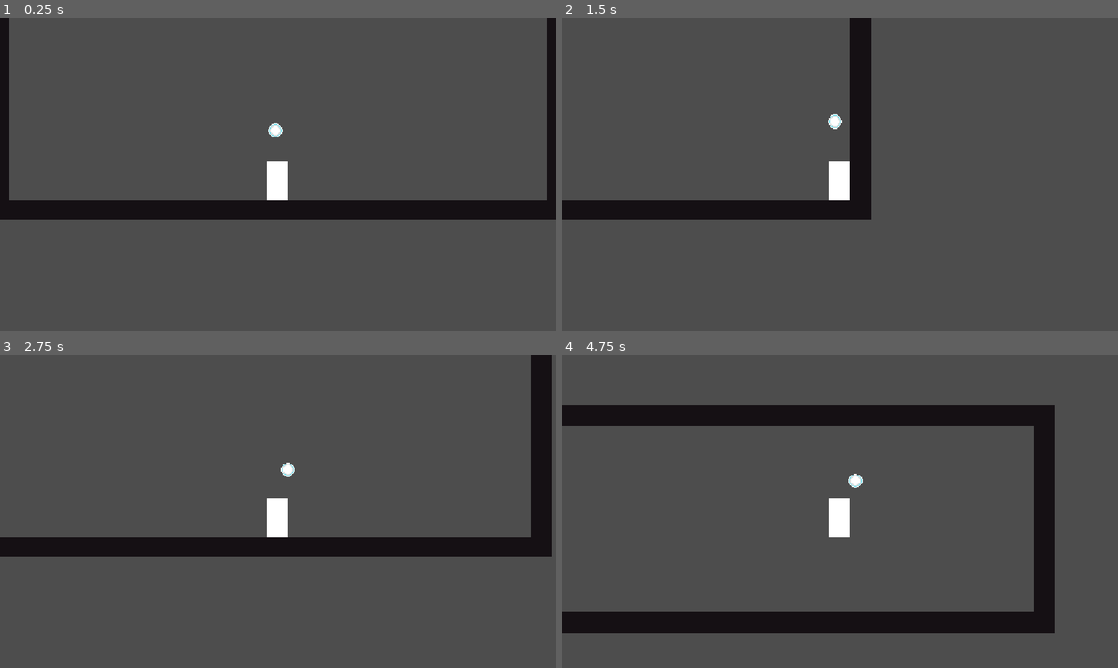
Above: before the commit, frames 1-4 (two rows, left to right).
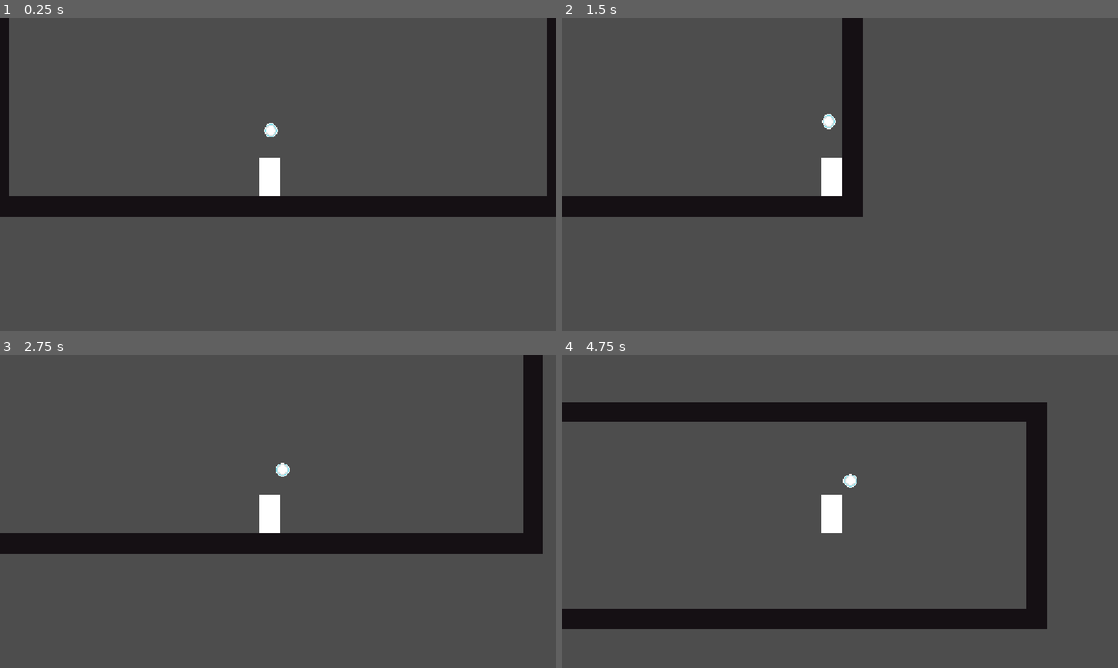
Above: after the commit, the same moments.

Repository: Timi865/Microvania
Game: Godot game, scene res://Scenes/game.tscn
Same seed, same stepped clock (60 frames per second), same inputs: the game is played once before the commit and once after it.
Inputs:
- Up to frame 1 (0.25 s): no input
- Up to frame 2 (1.5 s): hold Right (Move_right) from 0.53 s (still down); tap C (dash) at 0.6, 1.35 s; tap Space (Jump) at 0.77 s
- Up to frame 3 (2.75 s): tap Space (Jump) at 1.52 s; release Right (Move_right) at 2.03 s; hold Left (Move_left) from 2.03 s (still down); tap C (dash) at 2.1 s
- Up to frame 4 (4.75 s): release Left (Move_left) at 2.78 s; hold Right (Move_right) 2.78-4.28 s; tap C (dash) at 2.85, 3.6, 4.35 s; tap Space (Jump) at 3.02, 3.77, 4.52 s; hold Left (Move_left) from 4.28 s (still down)

The runs differ from the first frame. In frame 1, 2.6% of the frame differs, in the area x 0-100%, y 33-65%; in frame 2, 3.2%; in frame 3, 4.4%; in frame 4, 6.1%, in the area x 0-89%, y 15-89%.

Commit message:
Update character_body_2d.tscn
altered positioning of the nodes

Diff:
--- a/Scenes/character_body_2d.tscn
+++ b/Scenes/character_body_2d.tscn
@@ -11,7 +11,6 @@
 script = ExtResource("1_ymxaj")
 
 [node name="CollisionShape2D" type="CollisionShape2D" parent="." unique_id=469050356]
-position = Vector2(3.1499999, 1.3499999)
 scale = Vector2(0.47, 0.47)
 shape = SubResource("RectangleShape2D_yw7hx")
 
@@ -25,5 +24,5 @@
 script = ExtResource("2_it8n0")
 
 [node name="Orb" parent="OrbManager" unique_id=915681463 instance=ExtResource("2_88kja")]
-position = Vector2(2, -19)
+position = Vector2(0, -19)
 physics_reaction = 0.05
